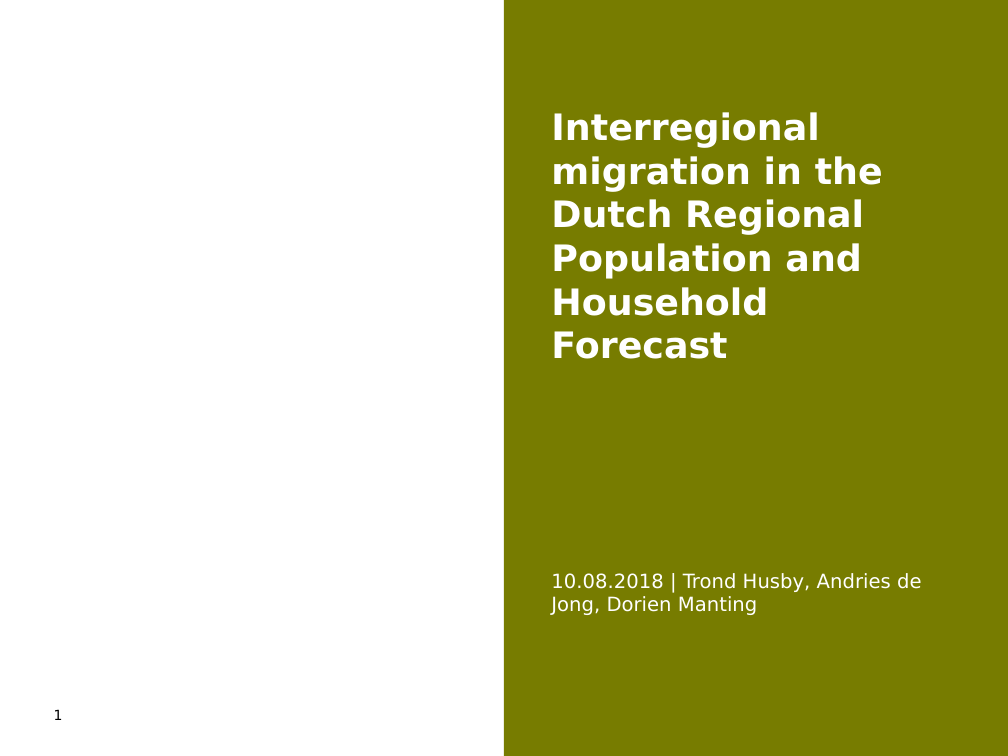
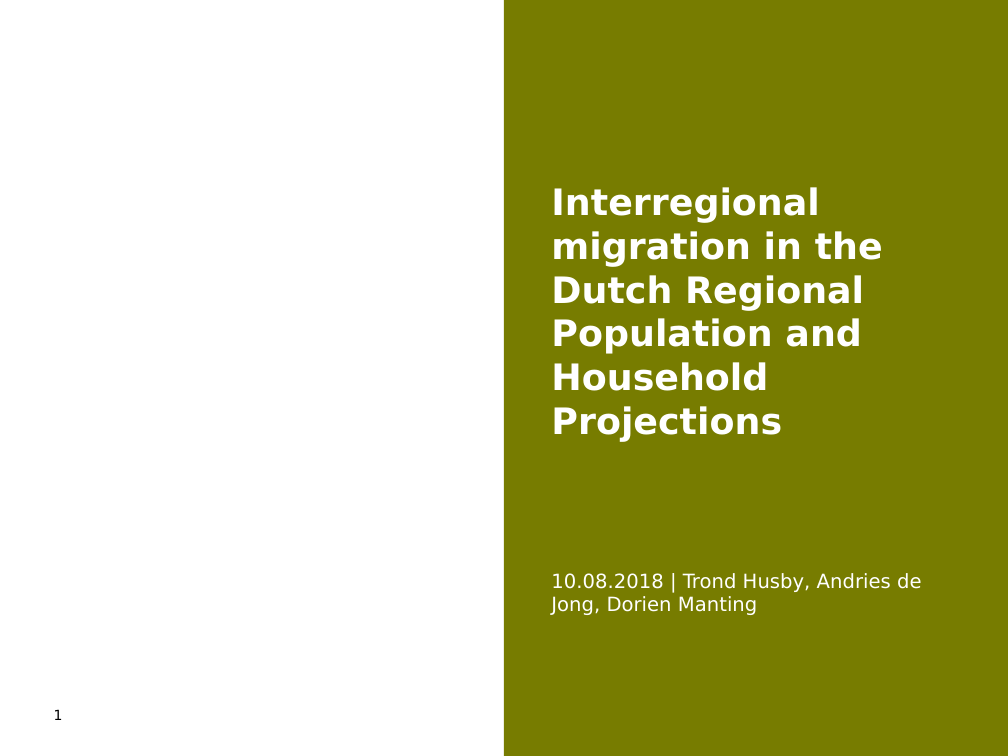
Before and after one commit to trondhusby/mobility_forecast, a slide deck: slide 1 of output/bsps-HUSBY.pptx. Drawn at 1008x756 pixels with LibreOffice and Linux fonts; fonts in the diff are those of the drawing; background and template pictures are left out. Boxes give left, top, right and bottom in pixels: in the first picture for what was removed or moved away, otherwise in the second. Text is boxed around its words. In the diff, an @@ line names an element or a change of style, - is before the commit and + after.

```diff
--- a/output/bsps-HUSBY.pptx
+++ b/output/bsps-HUSBY.pptx
@@ title at box(551, 231, 883, 441): text changed @@
-Interregional migration in the Dutch Regional Population and Household Forecast
+Interregional migration in the Dutch Regional Population and Household Projections
```
Also in this commit, not shown: 8 other slides changed.
